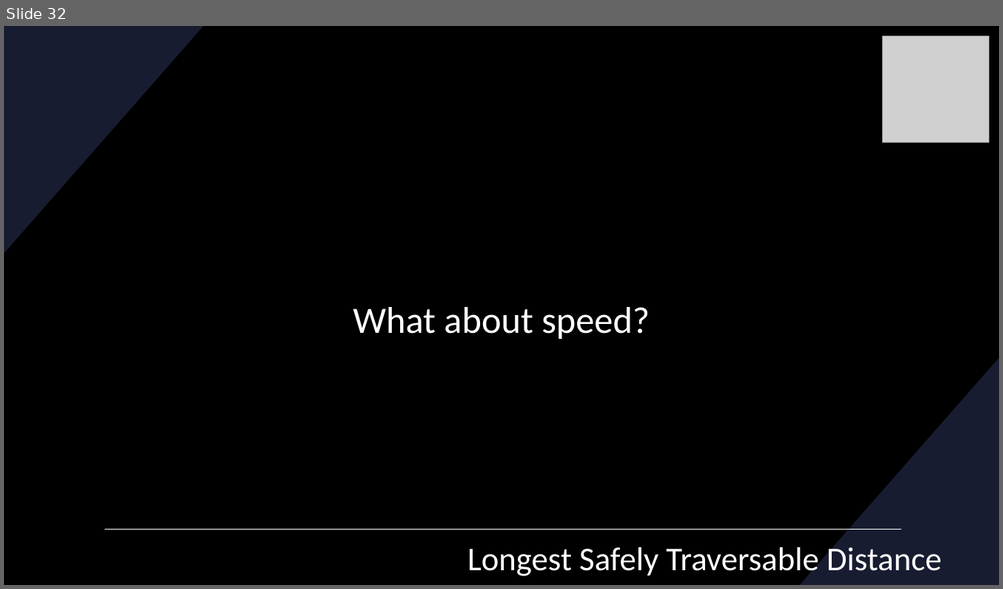
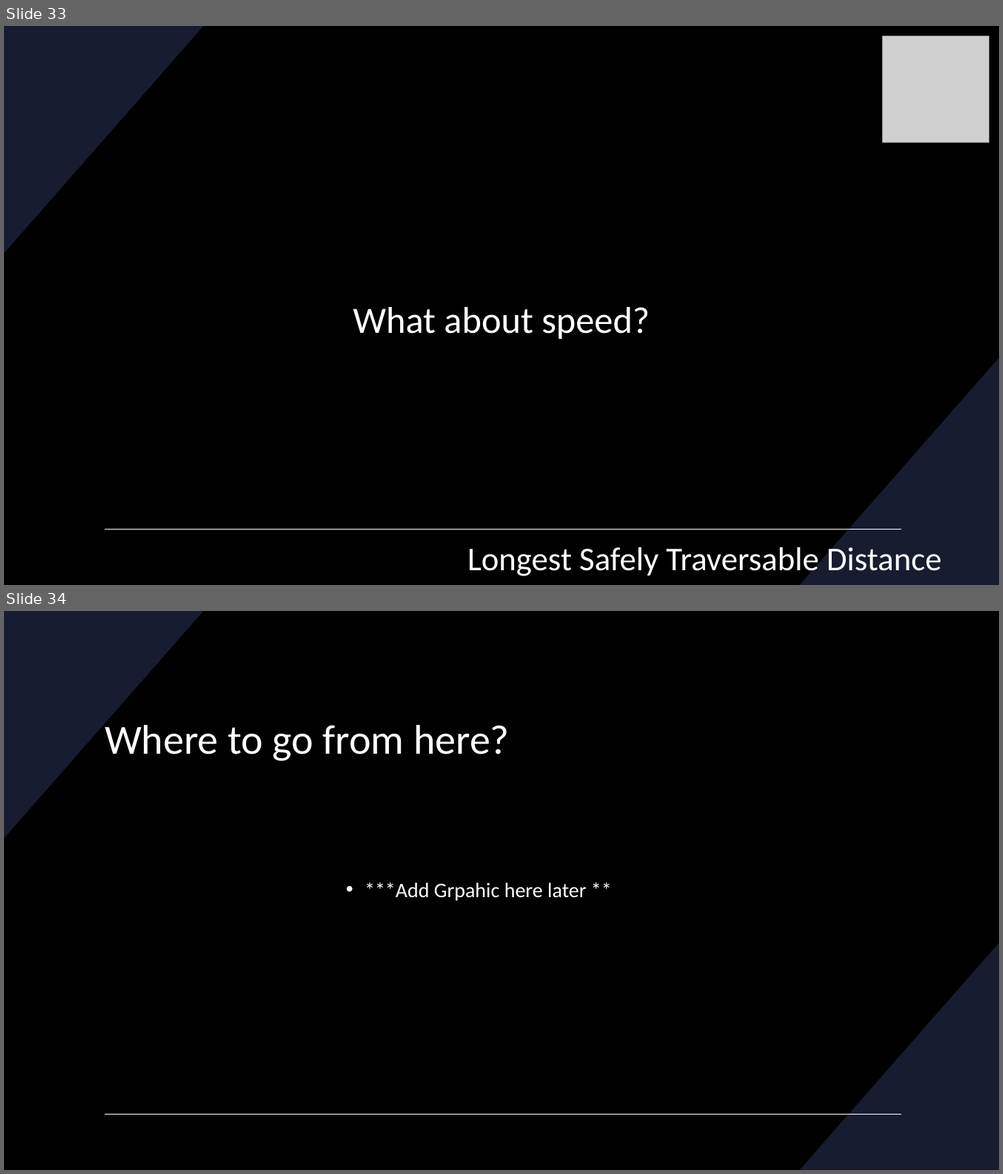
Before and after one commit to RacingAI/Reactive-Methods-Workshop, a slide deck: Disparity_Extender.pptx. Shown one above the other, each under a label of ours: slide 32 before the commit, slides 33 and 34 after it. The pictures are 1003x589 and 1003x1174 pixels, drawn with LibreOffice and Linux fonts; fonts in the diff are those of the drawing; grey boxes stand for pictures. Boxes give left, top, right and bottom in pixels: in the first picture for what was removed or moved away, otherwise in the second. Text is boxed around its words. In the diff, an @@ line names an element or a change of style, - is before the commit and + after.

```diff
--- a/Disparity_Extender.pptx
+++ b/Disparity_Extender.pptx
@@ slide 34 added at (4,611,999,1170), background #000000; not listed: 3 template elements that a slide beside it also shows @@
@@ title added at (105,719,509,761), 40 pt, text #FFFFFF @@
+Where to go from here?
@@ text added at (364,883,586,901), 20 pt, text #FFFFFF @@
+• ***Add Grpahic here later **
@@ what was slide 32 is now slide 33 @@
```
Also in this commit, not shown: 2 other slides added.
